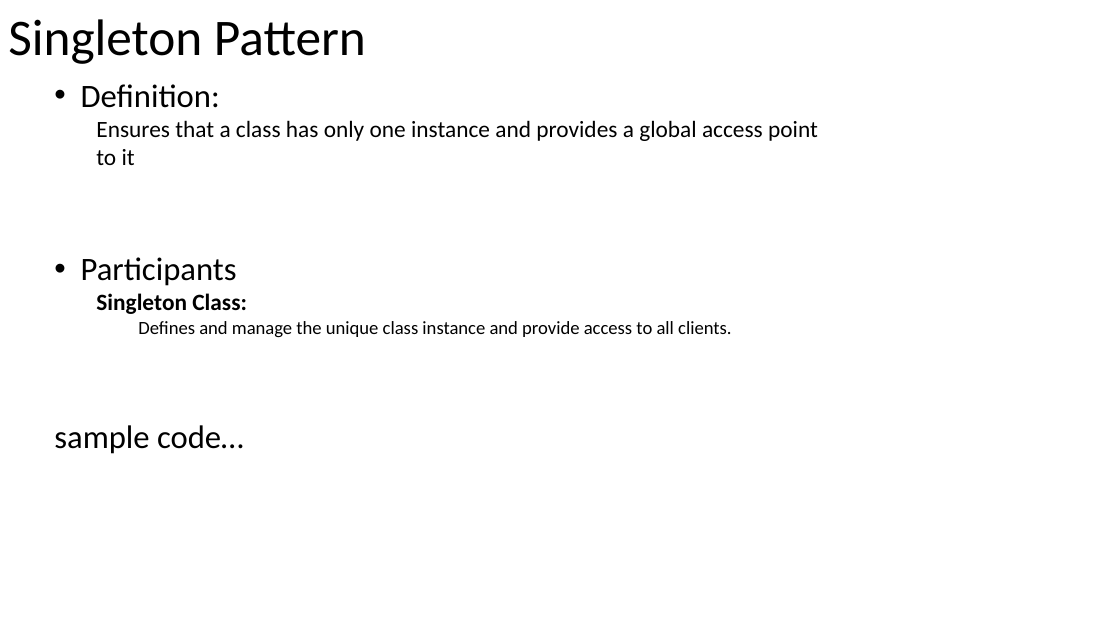
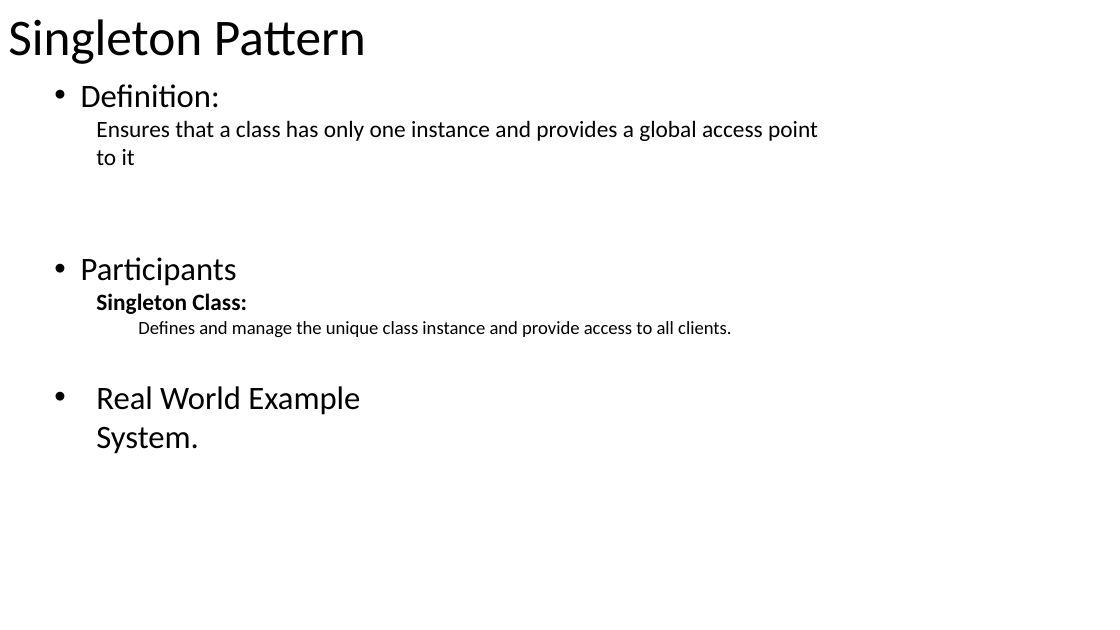
Before and after one commit to PlumpMath/DesignPatterns101, a slide deck: slide 12 of DesignPatterns101.pptx. Drawn at 1120x630 pixels with LibreOffice and Linux fonts; fonts in the diff are those of the drawing. Boxes give left, top, right and bottom in pixels: in the first picture for what was removed or moved away, otherwise in the second. Text is boxed around its words. In the diff, an @@ line names an element or a change of style, - is before the commit and + after.

Commit message:
Added more samples and updated the powerpoint presentation

```diff
--- a/DesignPatterns101.pptx
+++ b/DesignPatterns101.pptx
@@ text at box(96, 386, 360, 454): text changed @@
-sample code…
+• Real World Example
+  System.
```
Also in this commit, not shown: 7 other slides changed, 14 slides added, 19 other files.
